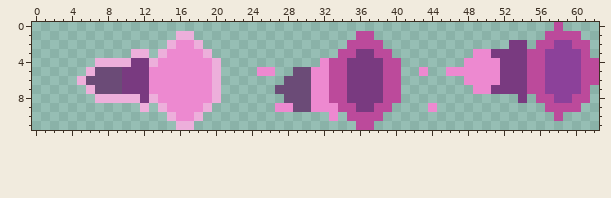
A pixel-art sprite gets an edit: project/assets/projectiles/shamanProjectile.png. Above is the file before it was changed.
The file is 63x12 pixels.
The same view after the edit:
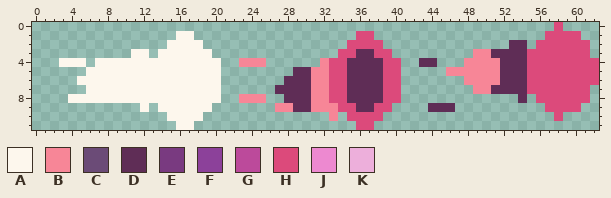
Palette (. is transparent): A #fdf7ed  B #f78697  C #6b4b77  D #5f2d56  E #793a80  F #8c419a  G #bc4a9b  H #dc4a7b  J #ed89d0  K #edafdb
The edit:
@@ x 0..62 @@
- 0 ..........................................................G....
- 1 ................KK..................GG...................GGGG..
- 2 ...............KJJK................GGGG..............EE.GGFFGG.
- 3 ...........KK.KJJJJK..............GGEEGG.........JJEEEEGGFFFFG.
- 4 .......KKKKEEKJJJJJJK...........JGGEEEEGG.......JJJJEEEGGFFFFGG
- 5 ......KCCCEEEJJJJJJJK....JJ..CCJJGGEEEEGG..J..JJJJJJEEEGGFFFFGG
- 6 .....KCCCCEEEJJJJJJJK.......CCCJJGGEEEEGG.......JJJJEEEGGFFFFGG
- 7 ......KCCCEEEJJJJJJJK......CCCCJJGGEEEEGG........JJEEEEGGFFFFG.
- 8 .......KKKKKEKJJJJJJK.......CCCJJGGEEEEGG.............E.GGFFGG.
- 9 ............K.KJJJJK.......JJCCJJJGGEEGG....J............GGGG..
-10 ...............KJJK..............J.GGGG...................G....
-11 ................KK..................GG.........................
+ 0 ..........................................................H....
+ 1 ................AA..................HH...................HHHH..
+ 2 ...............AAAA................HHHH..............DD.HHHHHH.
+ 3 ...........AA.AAAAAA..............HHDDHH.........BBDDDDHHHHHHH.
+ 4 ...AAA.AAAAAAAAAAAAAA..BBB......BHHDDDDHH..DD...BBBBDDDHHHHHHHH
+ 5 ......AAAAAAAAAAAAAAA........DDBBHHDDDDHH.....BBBBBBDDDHHHHHHHH
+ 6 .....AAAAAAAAAAAAAAAA.......DDDBBHHDDDDHH.......BBBBDDDHHHHHHHH
+ 7 ......AAAAAAAAAAAAAAA......DDDDBBHHDDDDHH........BBDDDDHHHHHHH.
+ 8 ....AAAAAAAAAAAAAAAAA..BBB..DDDBBHHDDDDHH.............D.HHHHHH.
+ 9 ............A.AAAAAA.......BBDDBBBHHDDHH....DDD..........HHHH..
+10 ...............AAAA..............B.HHHH...................H....
+11 ................AA..................HH.........................
Pixel boxes of the changes (left, top, right, bottom) in both pictures:
changed: (59, 22, 599, 130)
